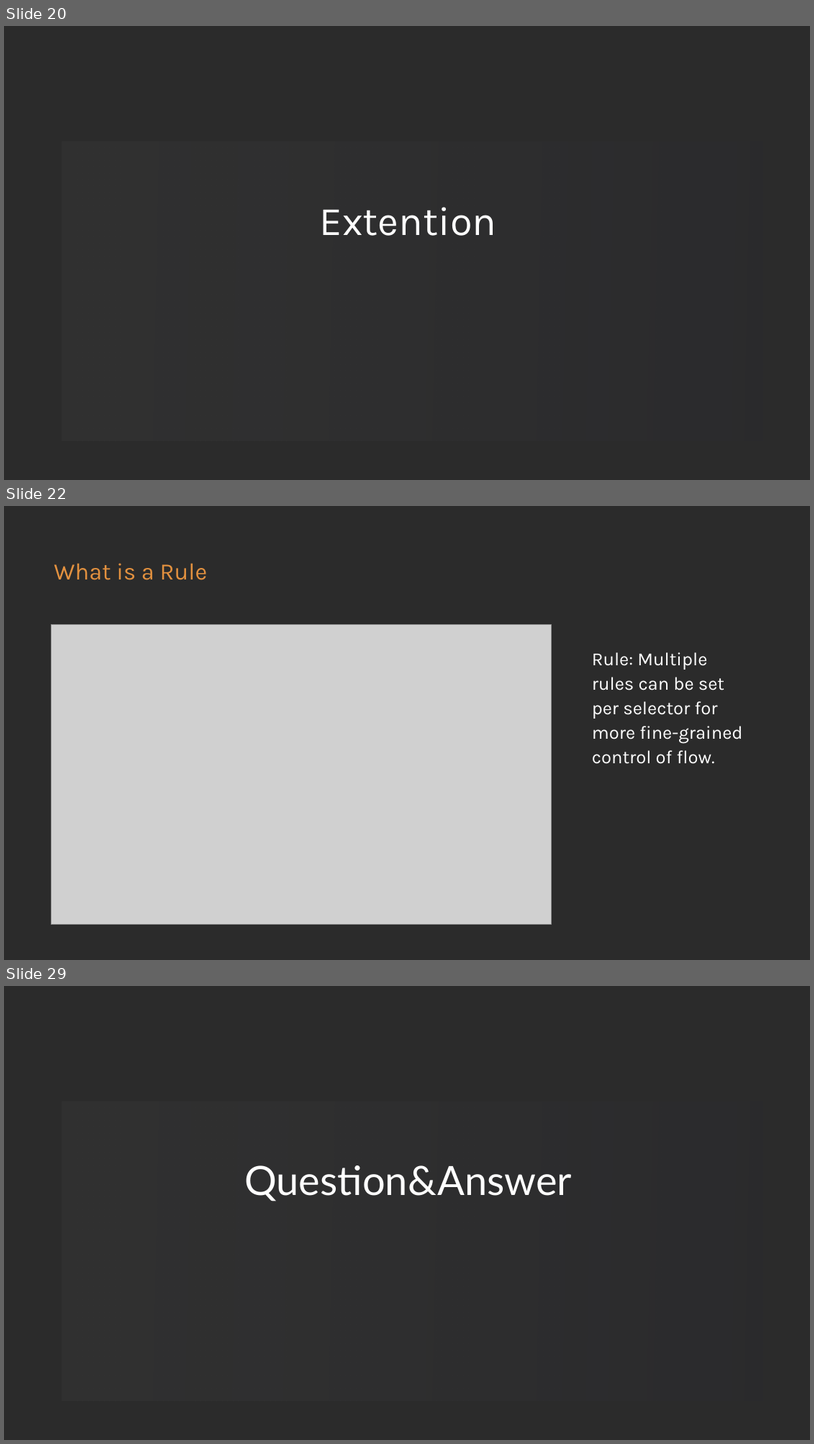
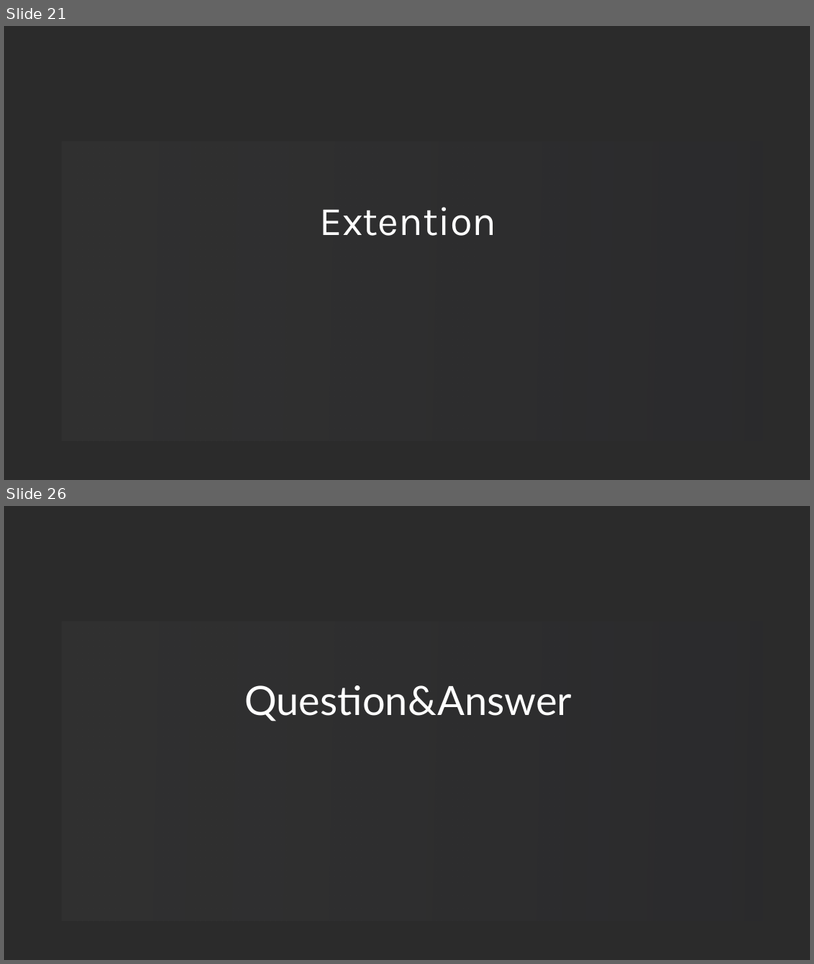
Before and after one commit to loongs-zhang/ACOCA2024-PlayWithWASM, a slide deck: PlayWithWASM.pptx. Shown one above the other, each under a label of ours: slides 20, 22 and 29 before the commit, slides 21 and 26 after it; the slides between them are not shown. The pictures are 814x1444 and 814x964 pixels, drawn with LibreOffice and Linux fonts; fonts in the diff are those of the drawing; grey boxes stand for pictures; background and template pictures are left out; a plain dark background stands for a picture behind light text. Boxes give left, top, right and bottom in pixels: in the first picture for what was removed or moved away, otherwise in the second. Text is boxed around its words. In the diff, an @@ line names an element or a change of style, - is before the commit and + after.

```diff
--- a/PlayWithWASM.pptx
+++ b/PlayWithWASM.pptx
@@ slide 22 removed at [4, 506, 810, 960], background picture (left out) @@
@@ text removed at [54, 563, 208, 580] @@
-What is a Rule
@@ picture removed at [51, 624, 551, 924] @@
@@ text removed at [592, 652, 743, 764] @@
-Rule: Multiple rules can be set per selector for more fine-grained control of flow.
@@ what was slide 20 is now slide 21 @@
@@ what was slide 29 is now slide 26 @@
```
Also in this commit, not shown: 2 slides changed, 3 slides added, 5 other slides removed, 11 other files.
